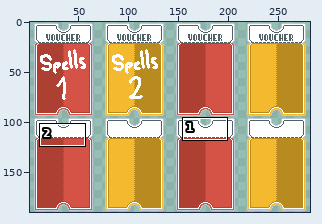
Pixel-art file, stored at assets/1x/SharkVouchers.aseprite. The picture above shows the old version from afar; the outline marks the close-up.
Close-up. Earlier state:
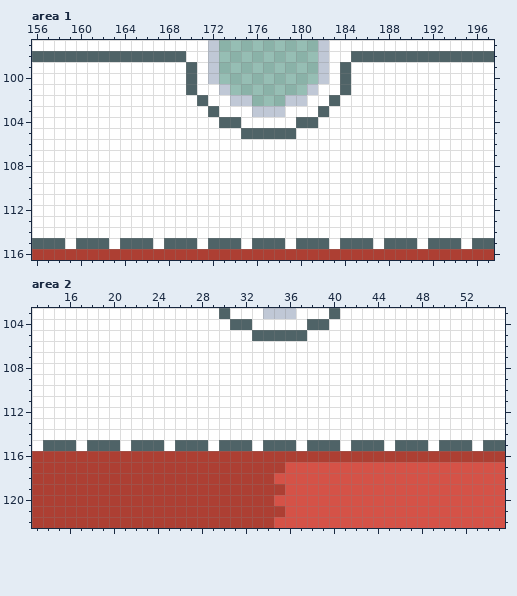
284x190 pixels, 1 frame. Colours within 5 levels of each other are drawn and written as one. Shown: area 1: x 156..197, y 97..116; area 2: x 13..55, y 103..122. The wide view leaves out empty margins. The commit also changed other parts of the picture, which this record leaves out.
New version:
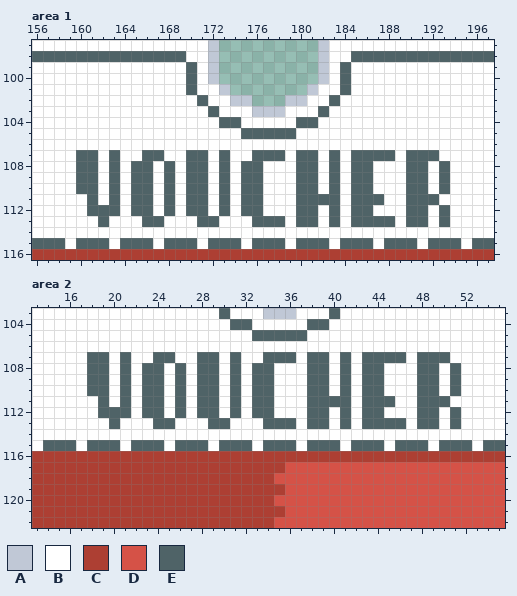
Palette (. is transparent): A #c0c8d6  B #ffffff  C #ad3f33  D #d55247  E #4f6367
What changed:
Changed rows in their new state; - is an unchanged pixel.
Area 1, layer "Background":
first column x 160:
107 EE-E--EE--EE-E--EEE-EE-E-EEEE-EEE-
108 EE-E-EE-E-EE-E-EE---EE-E-EE---EE-E
109 EE-E-EE-E-EE-E-EE---EE-E-EE---EE-E
110 EE-E-EE-E-EE-E-EE---EE-E-EE---EE-E
111 -E-E-EE-E-EE-E-EE---EEEE-EEE--EEE-
112 -EEE-EE-E-EE-E-EE---EE-E-EE---EE-E
113 --E---EE---EE---EEE-EE-E-EEEE-EE-E
Area 2, layer "Background":
first column x 18:
107 EE-E--EE--EE-E--EEE-EE-E-EEEE-EEE-
108 EE-E-EE-E-EE-E-EE---EE-E-EE---EE-E
109 EE-E-EE-E-EE-E-EE---EE-E-EE---EE-E
110 EE-E-EE-E-EE-E-EE---EE-E-EE---EE-E
111 -E-E-EE-E-EE-E-EE---EEEE-EEE--EEE-
112 -EEE-EE-E-EE-E-EE---EE-E-EE---EE-E
113 --E---EE---EE---EEE-EE-E-EEEE-EE-E
Changed places in both close-ups, as pixel boxes (x1, y1, x2, y2):
changed: (76, 150, 450, 227)
changed: (87, 352, 461, 429)
